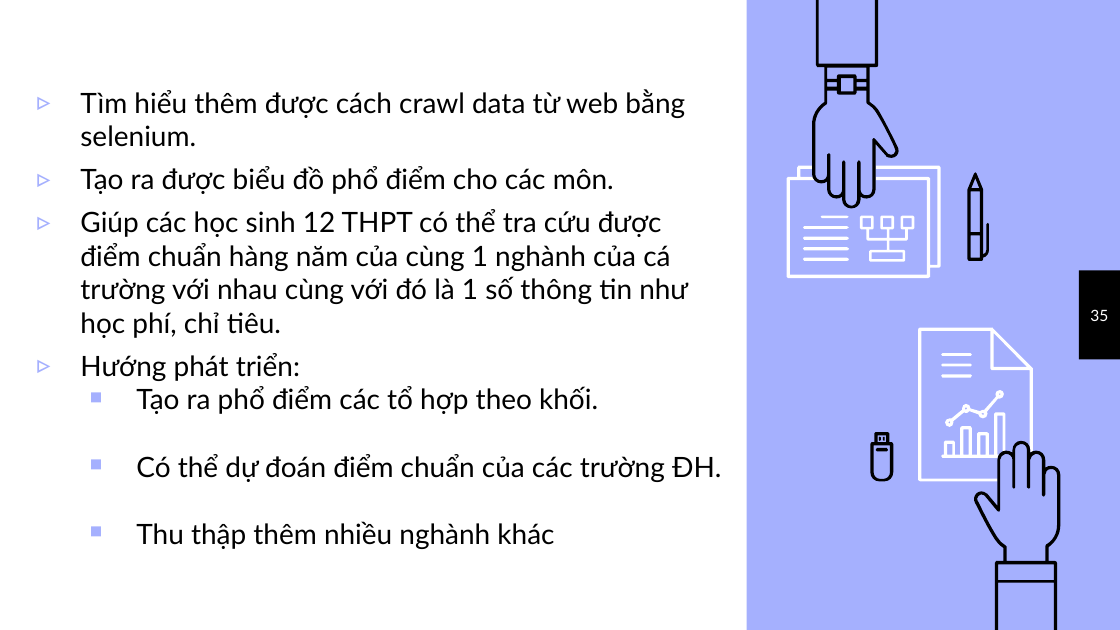
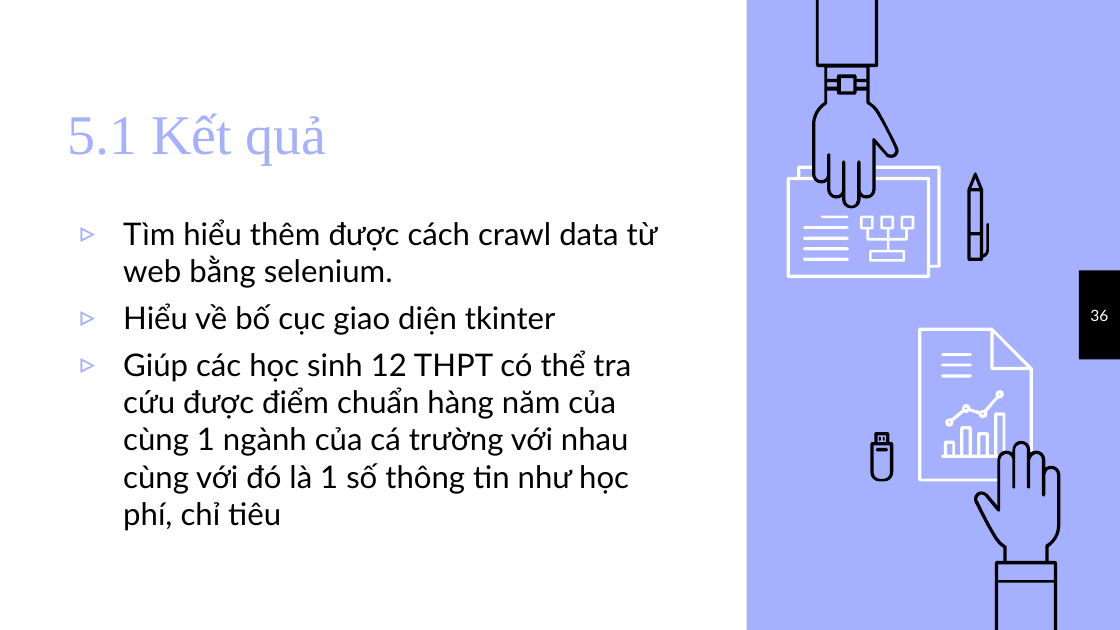
Before and after one commit to ha-duc-hai/Phan-tich-diem-thi-DH, a slide deck: slide 36 of Báo cáo KTPM.pptx (slide 35 before the commit). Drawn at 1120x630 pixels with LibreOffice and Linux fonts; fonts in the diff are those of the drawing. Boxes give left, top, right and bottom in pixels: in the first picture for what was removed or moved away, otherwise in the second. Text is boxed around its words. In the diff, an @@ line names an element or a change of style, - is before the commit and + after.

```diff
--- a/Báo cáo KTPM.pptx
+++ b/Báo cáo KTPM.pptx
@@ title added at (x1=67, y1=113, x2=327, y2=165), 36 pt, text #A5B0FE @@
+5.1 Kết quả
@@ text "Tìm hiểu thêm được cách ..." moved from (x1=80, y1=89, x2=721, y2=549) to (x1=123, y1=219, x2=658, y2=531) @@
@@ text at (x1=123, y1=219, x2=658, y2=288): size 18 to 20 pt in "Tìm hiểu thêm được cách crawl data ..." @@
@@ text at (x1=123, y1=303, x2=631, y2=531): text changed; size 18 to 20 pt @@
-▹ Tạo ra được biểu đồ phổ điểm cho các môn.
-▹ Giúp các học sinh 12 THPT có thể tra cứu được điểm chuẩn hàng năm của cùng 1 nghành của cá trường với nhau cùng với đó là 1 số thông tin như học phí, chỉ tiêu.
-▹ Hướng phát triển:
-  ￭ Tạo ra phổ điểm các tổ hợp theo khối.
-  ￭ Có thể dự đoán điểm chuẩn của các trường ĐH.
-  ￭ Thu thập thêm nhiều nghành khác
+▹ Hiểu về bố cục giao diện tkinter
+▹ Giúp các học sinh 12 THPT có thể tra cứu được điểm chuẩn hàng năm của cùng 1 ngành của cá trường với nhau cùng với đó là 1 số thông tin như học phí, chỉ tiêu
@@ page number at (x1=1090, y1=309, x2=1108, y2=321): text changed @@
-35
+36
```
Also in this commit, not shown: 6 other slides changed, 2 slides added, 2 other files.
